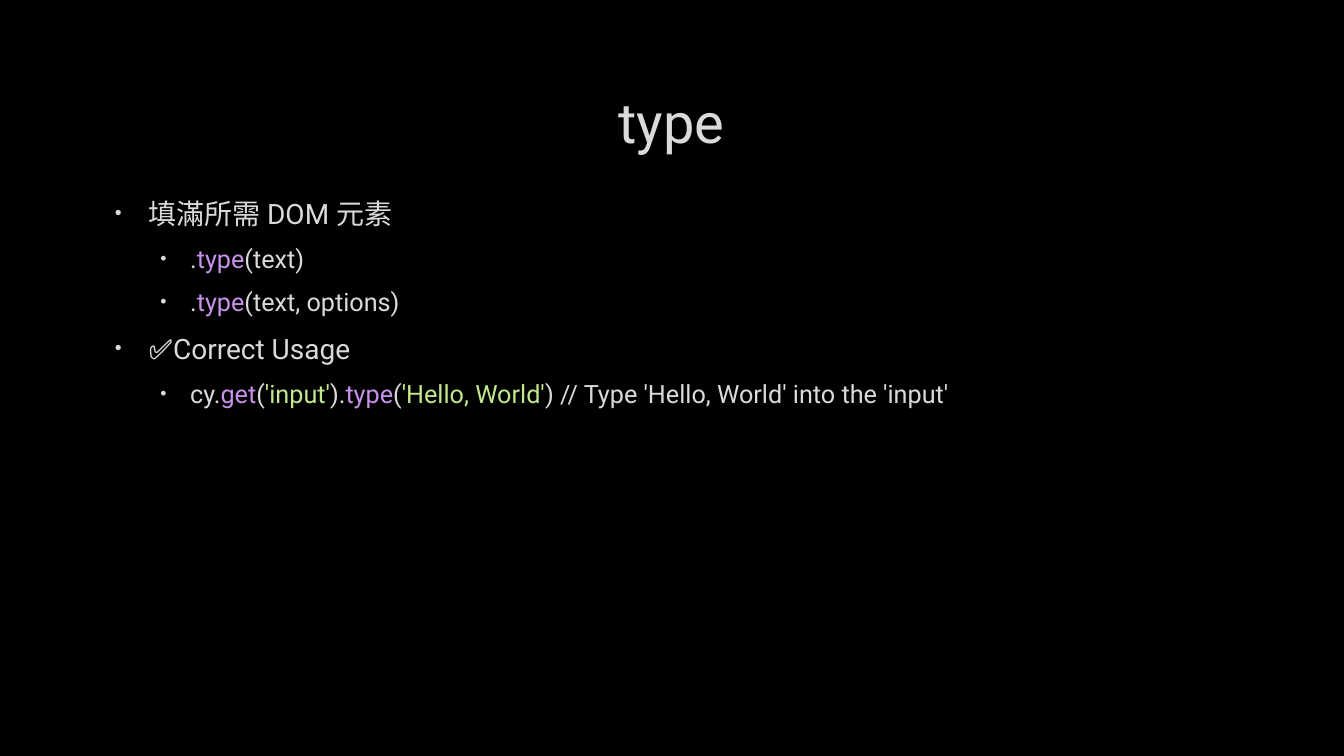
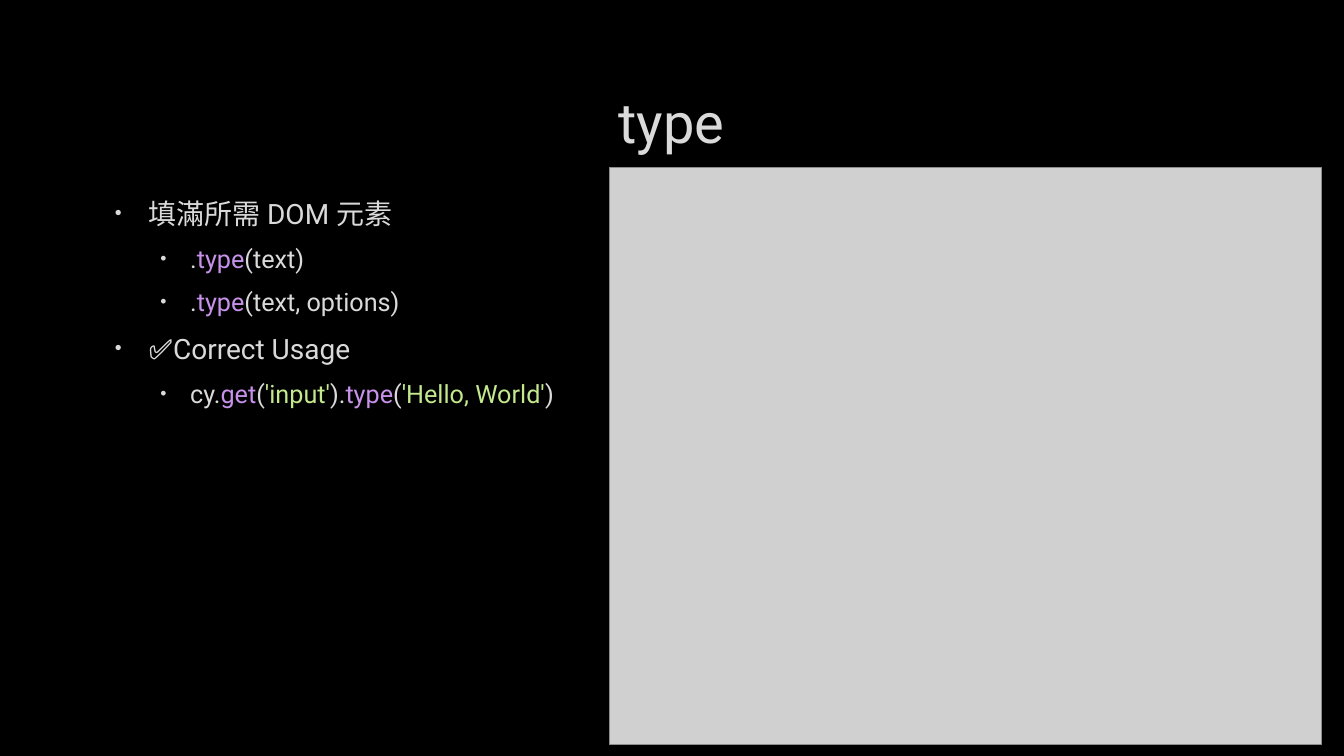
Before and after one commit to kodakjerec/showMySelf, a slide deck: slide 11 of docs/cypress練習.pptx (slide 7 before the commit). Drawn at 1344x756 pixels with LibreOffice and Linux fonts; fonts in the diff are those of the drawing; grey boxes stand for pictures; background and template pictures are left out. Boxes give left, top, right and bottom in pixels: in the first picture for what was removed or moved away, otherwise in the second. Text is boxed around its words. In the diff, an @@ line names an element or a change of style, - is before the commit and + after.

```diff
--- a/docs/cypress練習.pptx
+++ b/docs/cypress練習.pptx
@@ picture added at (610, 167, 1322, 745) @@
@@ text at (190, 383, 554, 409): text changed; text colour #DADADA to #C3E88D @@
-  • cy.get('input').type('Hello, World') // Type 'Hello, World' into the 'input'
+  • cy.get('input').type('Hello, World')
```
Also in this commit, not shown: 6 other slides changed, 4 slides added.
